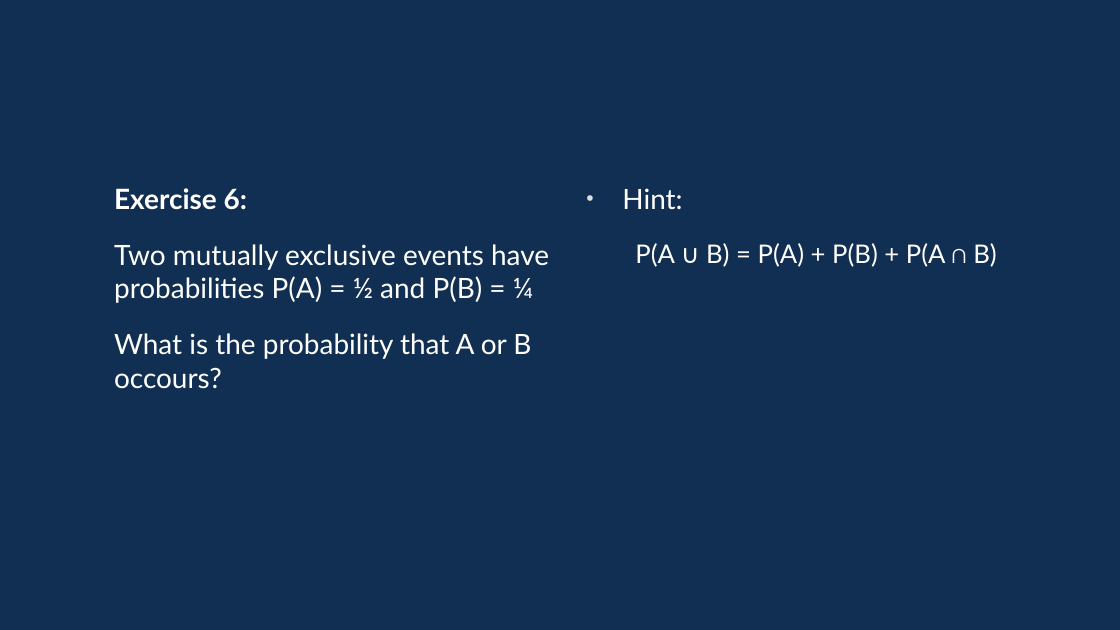
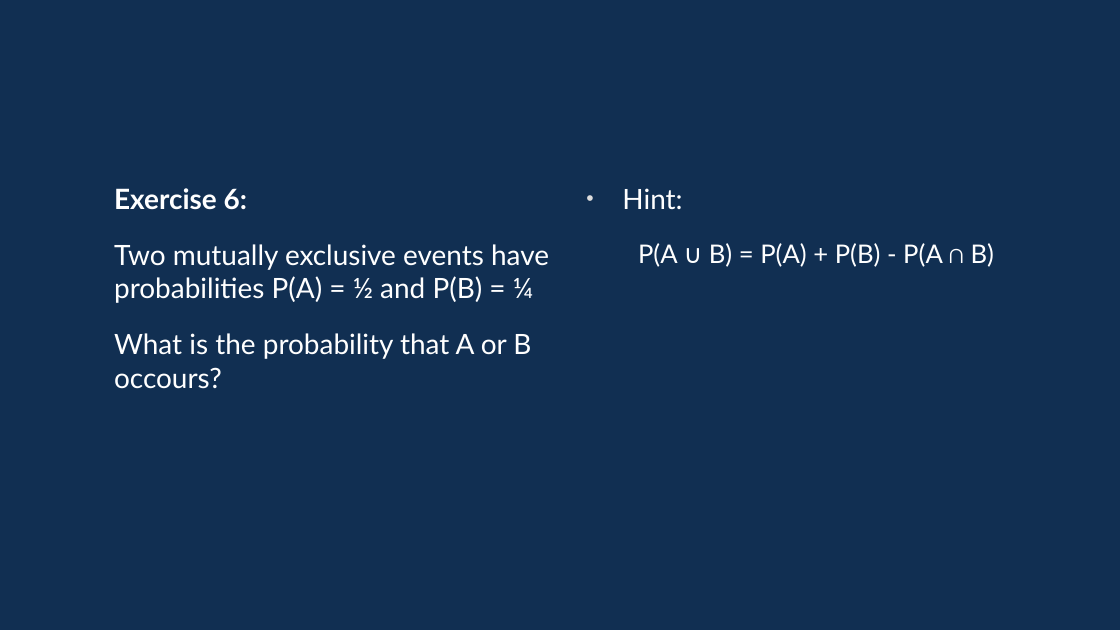
Before and after one commit to davidgundry/maths22-23, a slide deck: slide 27 of slides/maths-10-probability.odp. Drawn at 1120x630 pixels with LibreOffice and Linux fonts; fonts in the diff are those of the drawing. Boxes give left, top, right and bottom in pixels: in the first picture for what was removed or moved away, otherwise in the second. Text is boxed around its words. In the diff, an @@ line names an element or a change of style, - is before the commit and + after.

```diff
--- a/slides/maths-10-probability.odp
+++ b/slides/maths-10-probability.odp
@@ text at box(638, 243, 994, 267): text changed @@
-P(A ∪ B) = P(A) + P(B) + P(A ∩ B)
+P(A ∪ B) = P(A) + P(B) - P(A ∩ B)
```
Also in this commit, not shown: 3 other slides changed, 1 other file.
